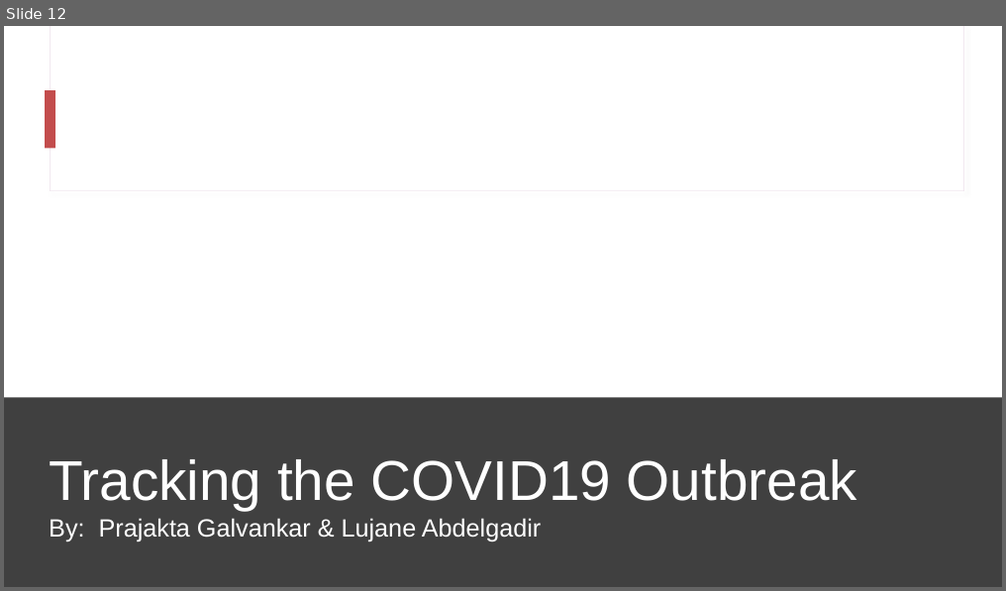
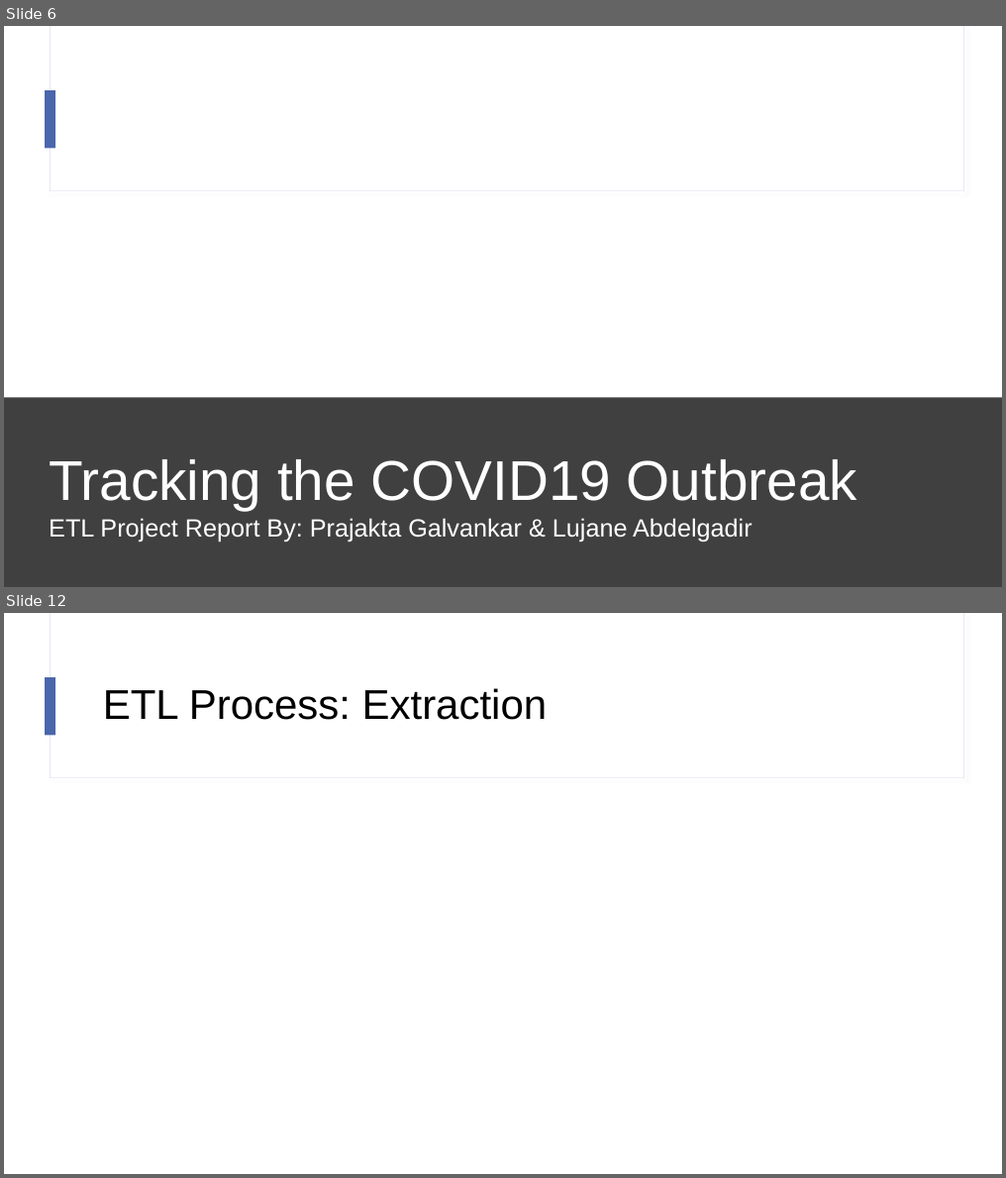
Before and after one commit to lujane-92/Project-2, a slide deck: ETL Project - Draft report.pptx. Shown one above the other, each under a label of ours: slide 12 before the commit, slides 6 and 12 after it; the slides between them are not shown. The pictures are 1006x591 and 1006x1178 pixels, drawn with LibreOffice and Linux fonts; fonts in the diff are those of the drawing; background and template pictures are left out. Boxes give left, top, right and bottom in pixels: in the first picture for what was removed or moved away, otherwise in the second. Text is boxed around its words. In the diff, an @@ line names an element or a change of style, - is before the commit and + after.

Commit message:
updated report

```diff
--- a/ETL Project - Draft report.pptx
+++ b/ETL Project - Draft report.pptx
@@ slide 12 added at [4,613,1002,1174], background #FFFFFF; not listed: 3 template elements that a slide beside it also shows @@
@@ title added at [103,688,548,720], 40 pt, text #000000 @@
+ETL Process: Extraction
@@ what was slide 12 is now slide 6 @@
@@ slide 6 changed as well @@
@@ rectangle at [50,26,963,191]: outline #F0E5EE 0.75 pt to #E4E5F3 0.75 pt @@
@@ rectangle at [46,90,55,148]: fill #C34D4D to #4A66AC @@
@@ text in rectangle at [49,518,751,543]: text changed @@
-  By: Prajakta Galvankar & Lujane Abdelgadir
+  ETL Project Report By: Prajakta Galvankar & Lujane Abdelgadir
```
Also in this commit, not shown: 5 other slides changed, 12 other slides added, 6 slides removed.
